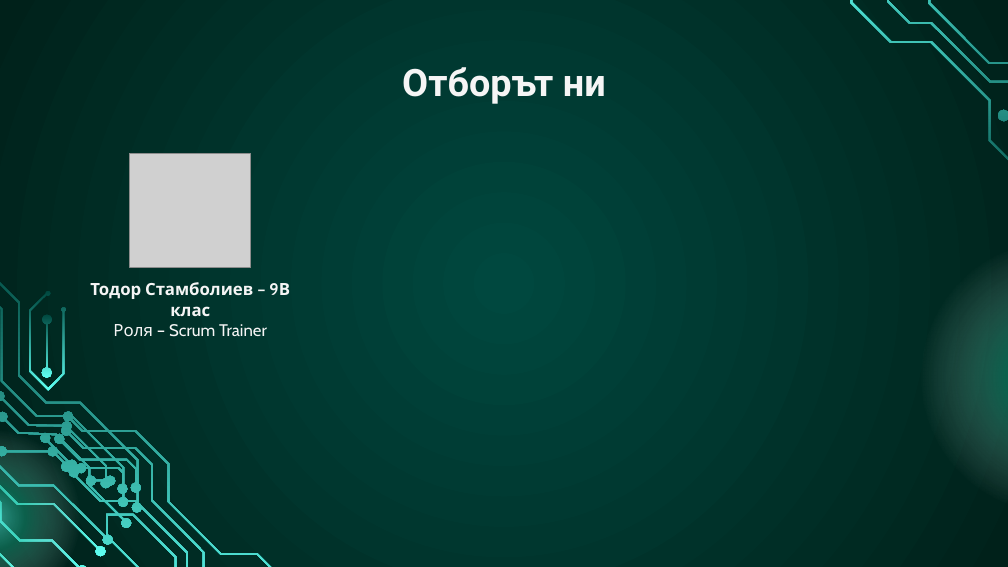
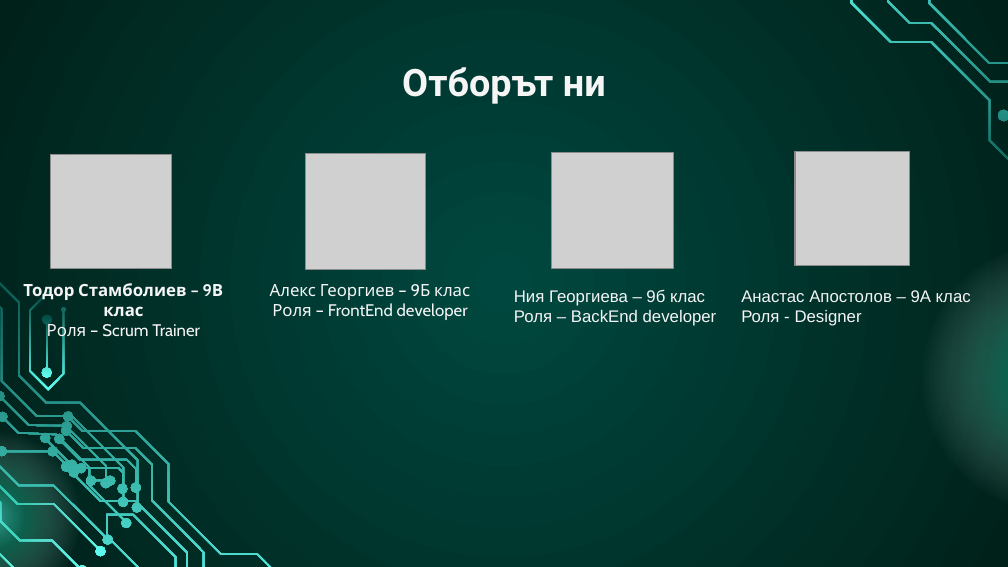
Before and after one commit to codingburgas/sprint-eschool-compilex, a slide deck: slide 4 of Documentation/CompileX.pptx. Drawn at 1008x567 pixels with LibreOffice and Linux fonts; fonts in the diff are those of the drawing; grey boxes stand for pictures. Boxes give left, top, right and bottom in pixels: in the first picture for what was removed or moved away, otherwise in the second. Text is boxed around its words. In the diff, an @@ line names an element or a change of style, - is before the commit and + after.

Commit message:
Update the PowerPoint presentation

```diff
--- a/Documentation/CompileX.pptx
+++ b/Documentation/CompileX.pptx
@@ picture moved from (x1=130, y1=153, x2=251, y2=267) to (x1=50, y1=154, x2=171, y2=268) @@
@@ picture added at (x1=305, y1=154, x2=426, y2=270) @@
@@ picture added at (x1=551, y1=153, x2=673, y2=269) @@
@@ picture added at (x1=795, y1=151, x2=909, y2=265) @@
@@ subtitle "Тодор Стамболиев – 9В клас" rewrapped from (x1=90, y1=282, x2=267, y2=337) to (x1=23, y1=283, x2=200, y2=342) @@
@@ subtitle added at (x1=270, y1=284, x2=470, y2=320), 12 pt, text #F5F5F5 @@
+Алекс Георгиев – 9Б клас
+Роля – FrontEnd developer
@@ text added at (x1=514, y1=289, x2=717, y2=326), 12 pt, text #F5F5F5 @@
+Ния Георгиева – 9б клас
+Роля – BackEnd developer
@@ text added at (x1=741, y1=290, x2=971, y2=326), 12 pt, text #F5F5F5 @@
+Анастас Апостолов – 9А клас
+Роля - Designer
```
